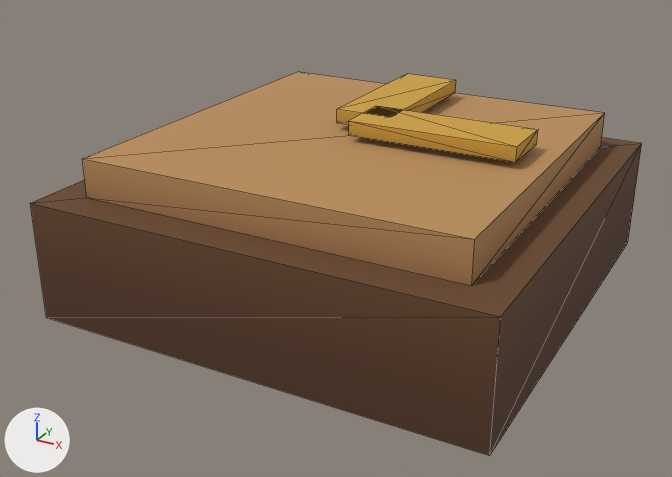
The glTF model exports/glb/machines/logi_belt_turn.glb as it was, and as the next commit left it.
One viewpoint serves both versions: a 50 mm camera at (1.7, -3.32, 1.82) aimed at (-0.05, -0.14, 0.23). Lighting does not change. The marker at lower left points along +X, +Y and +Z. The older version comes first. Mesh edges are drawn as thin lines. Vertices at exactly the same position are counted once.

Names of what the first picture shows: 'logi_belt_turn'.
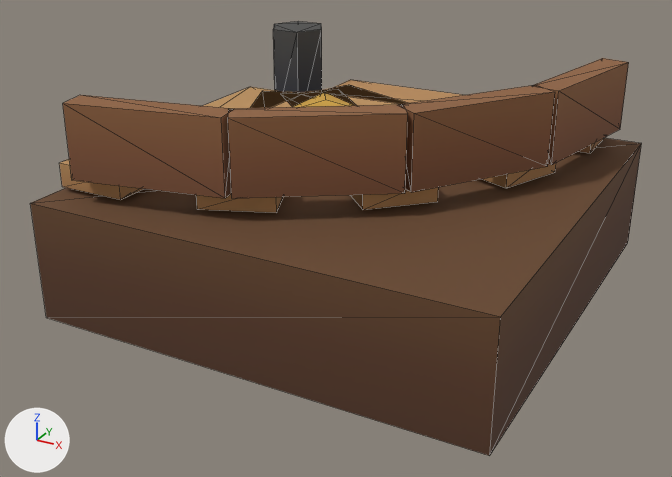
Edits to the bpy script that builds the scene:
```text
Change me_logi_belt_turn:
    used by ob_logi_belt_turn; location = (0.0, 0.0, 0.0)
    remove me_logi_belt_turn.from_pydata(...)  # 32 vertices, 48 faces; spans x -0.95..0.95, y -0.95..0.95, z 0.0..0.75
    add me_logi_belt_turn.from_pydata(...)  # 97 vertices, 146 faces; spans x -0.95..0.95, y -0.95..0.95, z 0.0..0.9
    me_logi_belt_turn part 1: a new loose piece, a box spanning x -0.55..0.8, y 0.63..0.93, z 0.52..0.62, in mat_villagepalette (picture img_village_palette)
    me_logi_belt_turn part 2: a new loose piece, a 6-sided cylinder along z spanning x -0.92..-0.64, y 0.66..0.9, z 0.4..0.9, in mat_villagepalette (picture img_village_palette)
    me_logi_belt_turn part 3
    19 vertices are removed from x -0.8..0.8, y -0.8..0.8, z 0.5..0.75
    36 faces are deleted
    5 vertices move from x -0.8..0.7, y 0.12..0.8, z 0.5..0.75 to x -0.63..0.44, y -0.23..0.63, z 0.52..0.62
    34 vertices are added at x -0.93..0.88, y -0.88..0.83, z 0.52..0.69
    16 new vertices lie (0.0, 0.0, 0.3) away from vertices in x -0.81..0.88, y -0.88..0.81, z 0.6
    14 new vertices lie (0.0, 0.0, 0.1) away from vertices in x -0.93..0.73, y -0.8..0.83, z 0.52..0.75
    102 new faces join them
```

Location of each change, [x1, y1, x2, y2] in pixels of the pictures (672 x 477 px):
'logi_belt_turn', reshaped (13% taller): before [30, 72, 642, 456]; after [30, 21, 642, 456]
part 1 of me_logi_belt_turn, added: after [327, 80, 605, 153]
part 2 of me_logi_belt_turn, added: after [273, 21, 322, 92]
part 3 of me_logi_belt_turn, reshaped: before [83, 72, 605, 286]; after [59, 58, 629, 213]
